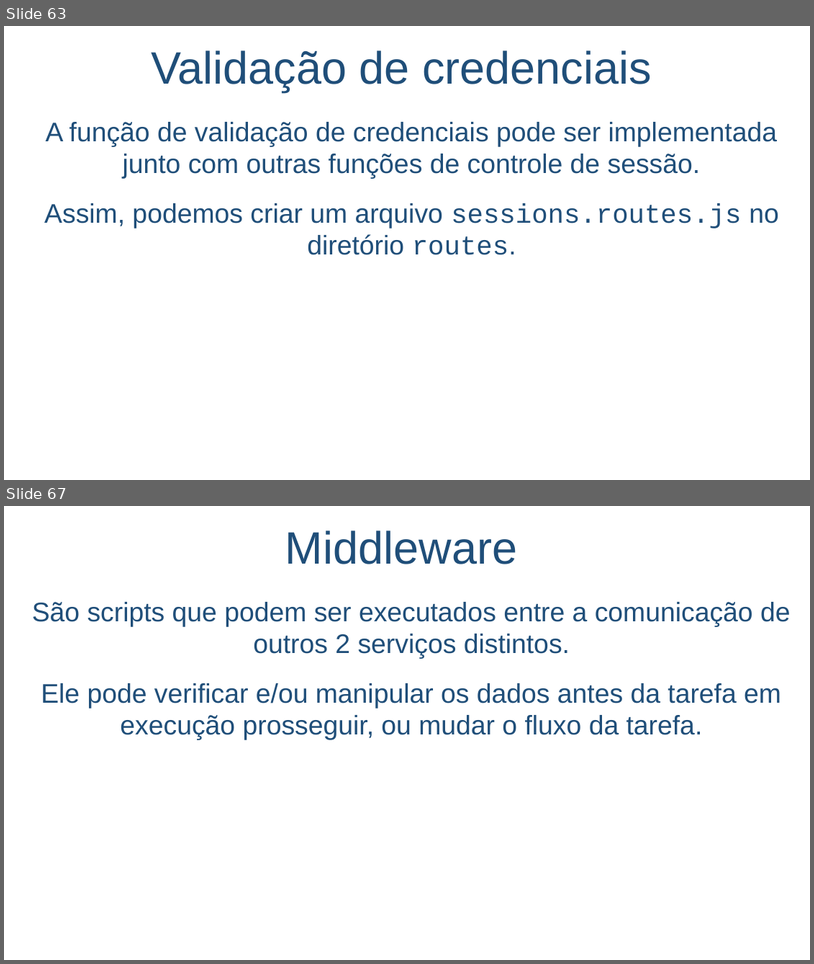
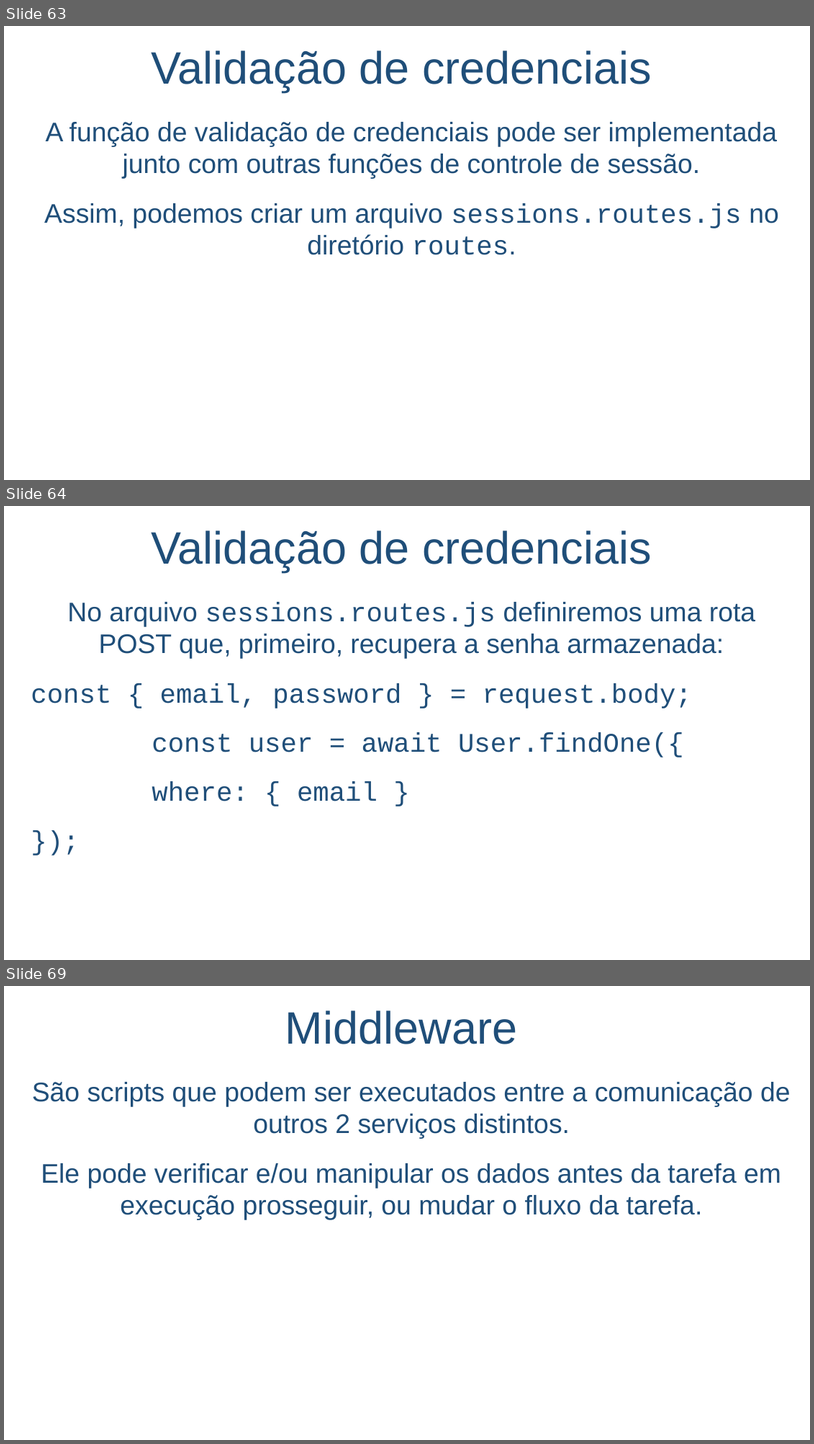
Before and after one commit to salmo-jr/public-slides, a slide deck: node-js.pptx. Shown one above the other, each under a label of ours: slides 63 and 67 before the commit, slides 63, 64 and 69 after it; the slides between them are not shown. The pictures are 814x964 and 814x1444 pixels, drawn with LibreOffice and Linux fonts; fonts in the diff are those of the drawing; background and template pictures are left out. Boxes give left, top, right and bottom in pixels: in the first picture for what was removed or moved away, otherwise in the second. Text is boxed around its words. In the diff, an @@ line names an element or a change of style, - is before the commit and + after.

```diff
--- a/node-js.pptx
+++ b/node-js.pptx
@@ slide 64 added at [4,506,810,960], background picture (left out) @@
@@ text added at [151,530,652,572], 54 pt, text #1F4E79 @@
+Validação de credenciais
@@ text added at [31,602,756,801], 32 pt, text #1F4E79 @@
+No arquivo sessions.routes.js definiremos uma rota POST que, primeiro, recupera a senha armazenada:
+const { email, password } = request.body;
+const user = await User.findOne({
+where: { email }
+});
@@ what was slide 67 is now slide 69 @@
```
Also in this commit, not shown: 2 slides changed, 6 other slides added, 1 slide removed.
